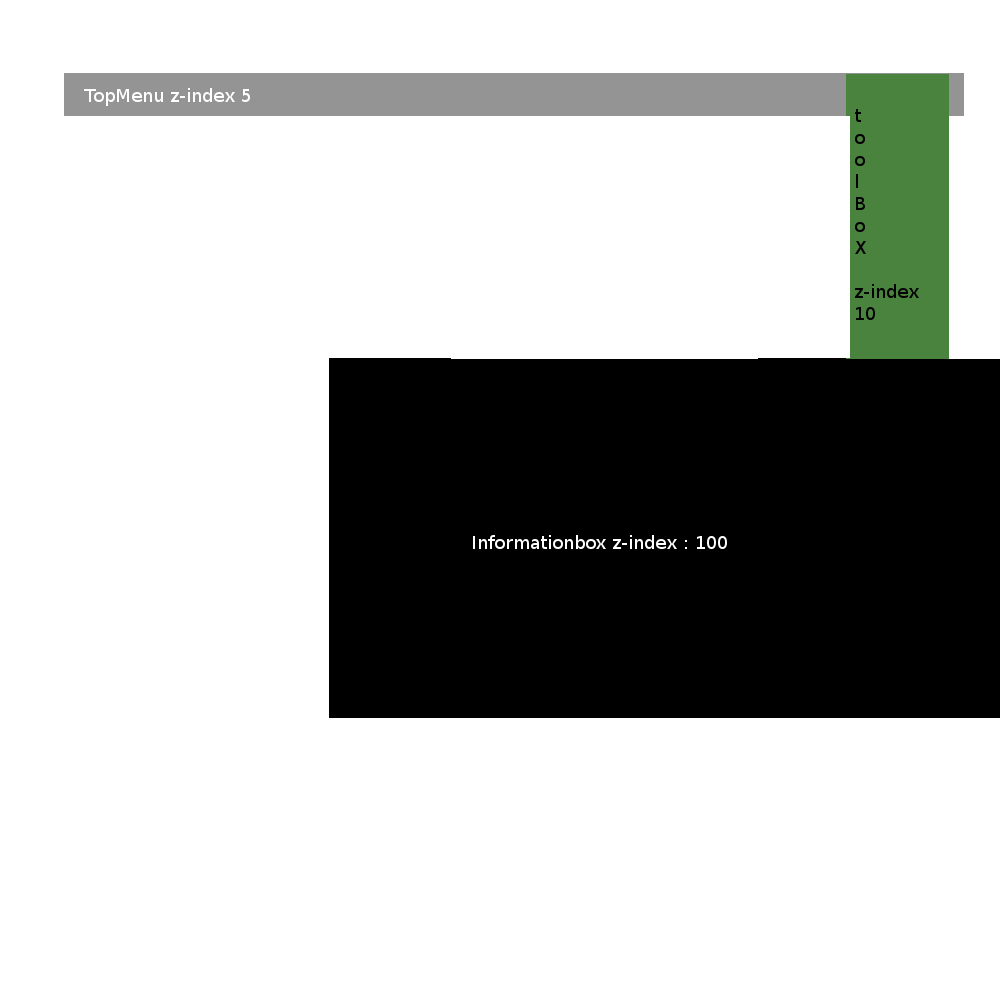
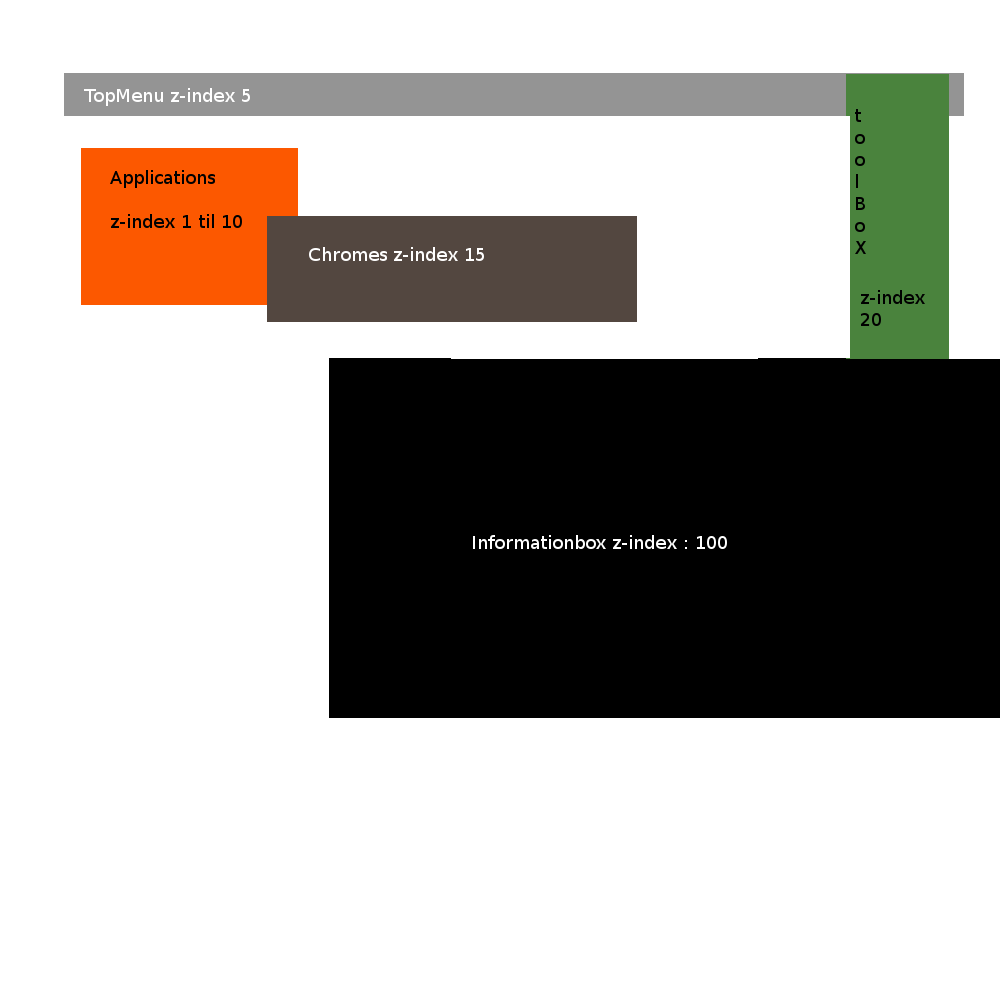
Layers edited between the first and the second 1000 x 1000 image:
added layer "Applications ..." above "Chromes z-index 15" over (x1=110, y1=170, x2=242, y2=228)
added layer "Chromes z-index 15" above "z-index ..." over (x1=309, y1=247, x2=484, y2=261)
added layer "z-index ..." above "Background" over (x1=861, y1=290, x2=925, y2=326)
painted on "Background" over (x1=81, y1=148, x2=919, y2=322)
